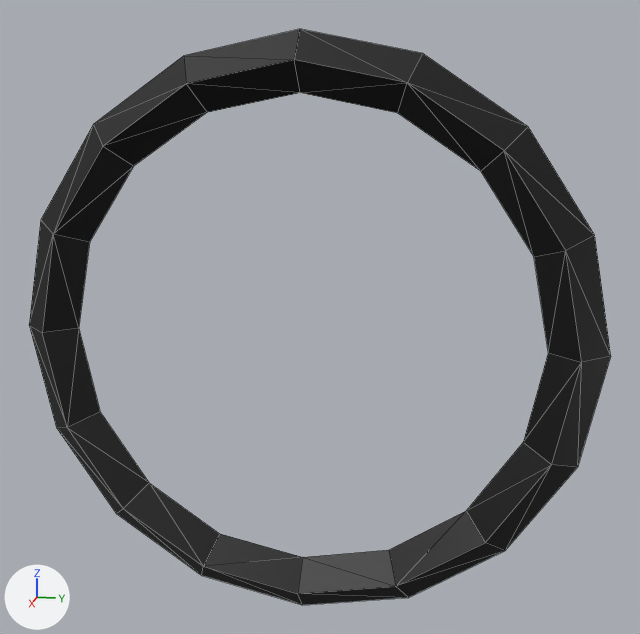
Two versions of the OBJ model src/models/menu/players_4.obj, one commit apart.
Before and after are seen from a 50 mm camera at (34.0, 41.24, 39.63) aimed at (7.63, 35.97, 33.03). Every picture has the same lights, and +X, +Y and +Z are marked at lower left. Mesh edges are drawn as thin lines. Where no turn or scale is listed for an object, it has been applied to the vertices.

Objects in the first picture: 'players_4'.
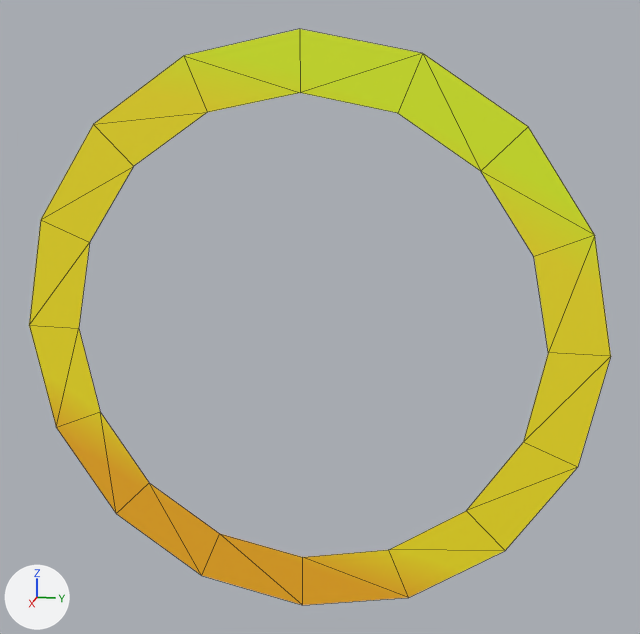
The newer file is also turned or shifted as a whole; pictures and numbers use the older file's frame.

Location of each change, (x1, y1, x2, y2) in pixels of the pictures (640 x 634 px):
part 1 of me_players_4, cut back
    both: (29, 29, 611, 605)

What changed in the scene script:
```text
Change me_players_4:
    used by ob_players_4; location = (0.0, 0.0, 0.0)
    remove me_players_4.from_pydata(...)  # 48 vertices, 64 faces; spans x 7.5..8.3, y 26.0..44.7, z 22.9..41.6
    add me_players_4.from_pydata(...)  # 32 vertices, 32 faces; spans x 7.5, y 26.0..44.7, z 22.9..41.6
    me_players_4 part 1
    16 vertices are removed from x 8.3, y 26.9..43.8, z 23.8..40.7
    64 faces are deleted
    32 new faces join them
```
